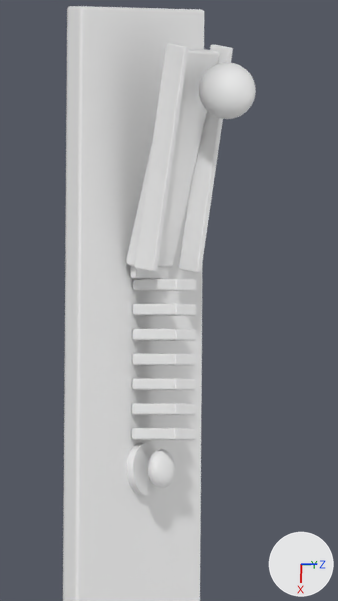
A saved change to the Blender file global_shorts_render_lab/output/motion_logic_proxy/motion_logic_proxy.blend.
One viewpoint serves both versions: the file's camera 'Camera'. Arrows for +X, +Y and +Z are at lower right; the lights stay in place. The older version comes first.

Objects in the first picture: 'BlueMarble', 'Cylinder', 'Domino_1', 'Domino_2', 'Domino_3', 'Domino_4', 'Domino_5', 'Domino_6', 'Domino_7', 'GoalBell', 'Ground', 'Rail', 'Rail.001', 'Ramp' and 1 more.
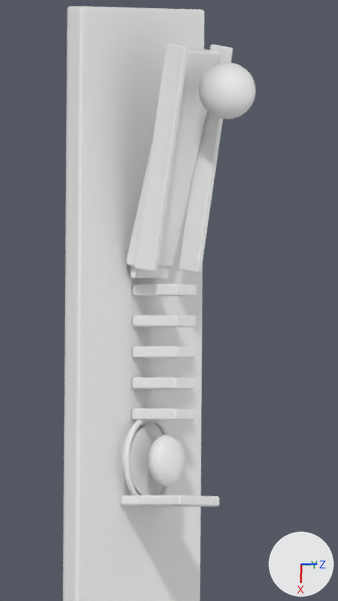
Edits to the scene script, one JSON object a line:
```json
{"block": "me_sphere_001", "where": "# used by ob_goalbell; location = (3.1, 0.0, 0.48)"}
{"op": "remove", "block": "me_sphere_001", "code": "me_sphere_001.from_pydata(...)  # 266 vertices, 288 faces; spans x -0.38..0.38, y -0.38..0.38, z -0.209..0.209"}
{"op": "add", "block": "me_sphere_001", "code": "me_sphere_001.from_pydata(...)  # 266 vertices, 288 faces; spans x -0.52..0.52, y -0.52..0.52, z -0.286..0.286"}
{"block": "me_sphere_001", "change": "me_sphere_001 part 1: 266 vertices removed from x -0.38..0.38, y -0.38..0.38, z -0.209..0.209; 266 vertices added at x -0.52..0.52, y -0.52..0.52, z -0.286..0.286, forming a UV sphere (24 segments, 12 rings, poles along z)"}
{"op": "add", "block": "me_cube_011_1", "code": ["me_cube_011_1 = bpy.data.meshes.new('Cube.011')", "me_cube_011_1.from_pydata(...)  # a box spanning x -0.1..0.1, y -0.75..0.75, z -0.68..0.68", "me_cube_011_1.materials.append(mat_goal)  # white #e7e7e7"]}
{"op": "add", "block": "me_torus", "code": ["me_torus = bpy.data.meshes.new('Torus')", "me_torus.from_pydata(...)  # a torus around z (ring radius 0.82, tube radius 0.05) spanning x -0.88..0.88, y -0.88..0.88, z -0.05..0.05", "me_torus.materials.append(mat_goal)  # white #e7e7e7"]}
{"op": "set", "path": "ob_domino_1.location", "old": "(-0.45, 0.0, 0.52)", "new": "(-0.35, 0.0, 0.52)"}
{"op": "set", "path": "ob_domino_2.location", "old": "(0.03, 0.0, 0.52)", "new": "(0.25, 0.0, 0.52)"}
{"op": "set", "path": "ob_domino_3.location", "old": "(0.51, 0.0, 0.52)", "new": "(0.85, 0.0, 0.52)"}
{"op": "set", "path": "ob_domino_4.location", "old": "(0.99, 0.0, 0.52)", "new": "(1.45, 0.0, 0.52)"}
{"op": "set", "path": "ob_domino_5.location", "old": "(1.47, 0.0, 0.52)", "new": "(2.05, 0.0, 0.52)"}
{"op": "remove", "block": "ob_domino_6", "code": ["ob_domino_6 = bpy.data.objects.new('Domino_6', me_cube_011)", "ob_domino_6.location = (1.95, 0.0, 0.52)", "_m = ob_domino_6.modifiers.new('Bevel', 'BEVEL')", "_m.width = 0.035", "_m.width_pct = 0.035", "_m.segments = 3"]}
{"op": "remove", "block": "ob_domino_7", "code": ["ob_domino_7 = bpy.data.objects.new('Domino_7', me_cube_012)", "ob_domino_7.location = (2.43, 0.0, 0.52)", "_m = ob_domino_7.modifiers.new('Bevel', 'BEVEL')", "_m.width = 0.035", "_m.width_pct = 0.035", "_m.segments = 3"]}
{"op": "set", "path": "ob_cylinder.location", "old": "(3.1, 0.0, 0.05)", "new": "(2.95, 0.0, 0.06)"}
{"op": "set", "path": "ob_goalbell.location", "old": "(3.1, 0.0, 0.48)", "new": "(2.95, 0.0, 0.6)"}
{"op": "add", "block": "ob_successgate", "code": ["ob_successgate = bpy.data.objects.new('SuccessGate', me_cube_011_1)", "ob_successgate.location = (3.72, 0.0, 0.68)", "_m = ob_successgate.modifiers.new('Bevel', 'BEVEL')", "_m.width = 0.05", "_m.width_pct = 0.05", "_m.segments = 3"]}
{"op": "add", "block": "ob_goalring", "code": ["ob_goalring = bpy.data.objects.new('GoalRing', me_torus)", "ob_goalring.location = (2.95, 0.0, 0.18)"]}
```

Where the change shows, as pixel boxes [x1, y1, x2, y2] in the pictures (338 x 601 px):
```json
{"object": "Cylinder", "change": "moved", "before": [127, 443, 156, 495], "after": [122, 426, 161, 495]}
{"object": "GoalBell", "change": "reshaped, moved", "before": [148, 449, 175, 488], "after": [148, 434, 186, 488], "on screen": "39% wider, 38% taller"}
{"object": "Domino_3", "change": "moved", "before": [133, 329, 196, 341], "after": [132, 346, 196, 358]}
{"object": "Domino_5", "change": "moved", "before": [132, 378, 196, 390], "after": [132, 408, 195, 420]}
{"object": "Domino_2", "change": "moved", "before": [133, 304, 196, 316], "after": [133, 315, 196, 327]}
{"object": "Domino_4", "change": "moved", "before": [132, 354, 196, 365], "after": [132, 377, 196, 389]}
{"object": "SuccessGate", "change": "added", "after": [121, 495, 219, 507]}
{"object": "Domino_1", "change": "moved", "before": [133, 279, 196, 291], "after": [133, 284, 196, 296]}
{"object": "Domino_7", "change": "deleted", "before": [132, 428, 195, 440]}
{"object": "Domino_6", "change": "deleted", "before": [132, 403, 195, 415]}
{"object": "GoalRing", "change": "added", "after": [123, 420, 169, 495]}
```
